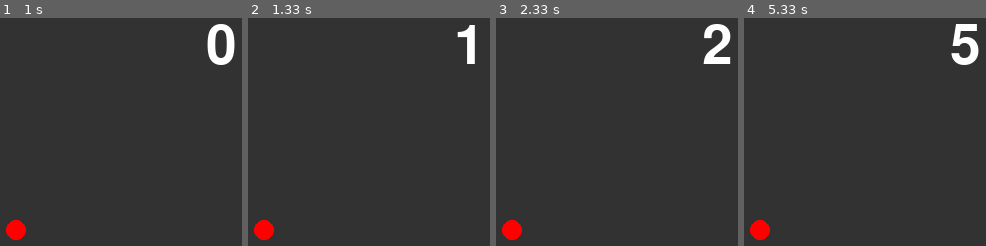
Above: before the commit, frames 1-4 (left to right).
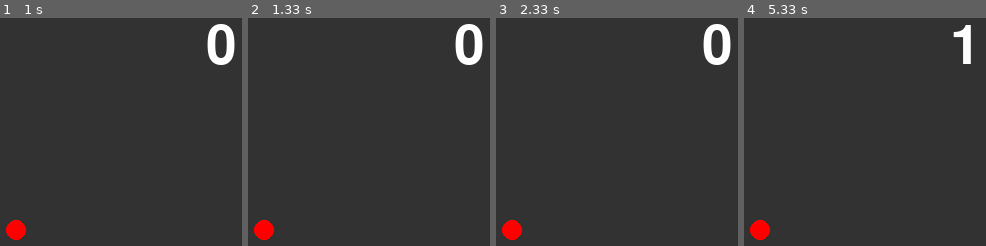
Above: after the commit, the same moments.

Repository: c0a2521034/ProjExD_1
Game: pygame game, started from pygame_system.py
Same seed, same stepped clock (60 frames per second), same inputs: the game is played once before the commit and once after it.
Inputs:
- Up to frame 1 (1 s): no input
- Up to frame 2 (1.33 s): no input
- Up to frame 3 (2.33 s): no input
- Up to frame 4 (5.33 s): no input

Frame 1 is identical in both runs. In frame 2, 1.4% of the frame differs, in the area x 85-98%, y 2-21%; in frame 3, 0.9%; in frame 4, 1.2%.

Commit message:
fpＳ変更

Diff:
--- a/pygame_system.py
+++ b/pygame_system.py
@@ -26,7 +26,7 @@
         screen.blit(enn, [100, 400])
         pg.display.update()
         tmr += 1
-        clock.tick(1)
+        clock.tick(0.2)
 
 
 if __name__ == "__main__":
